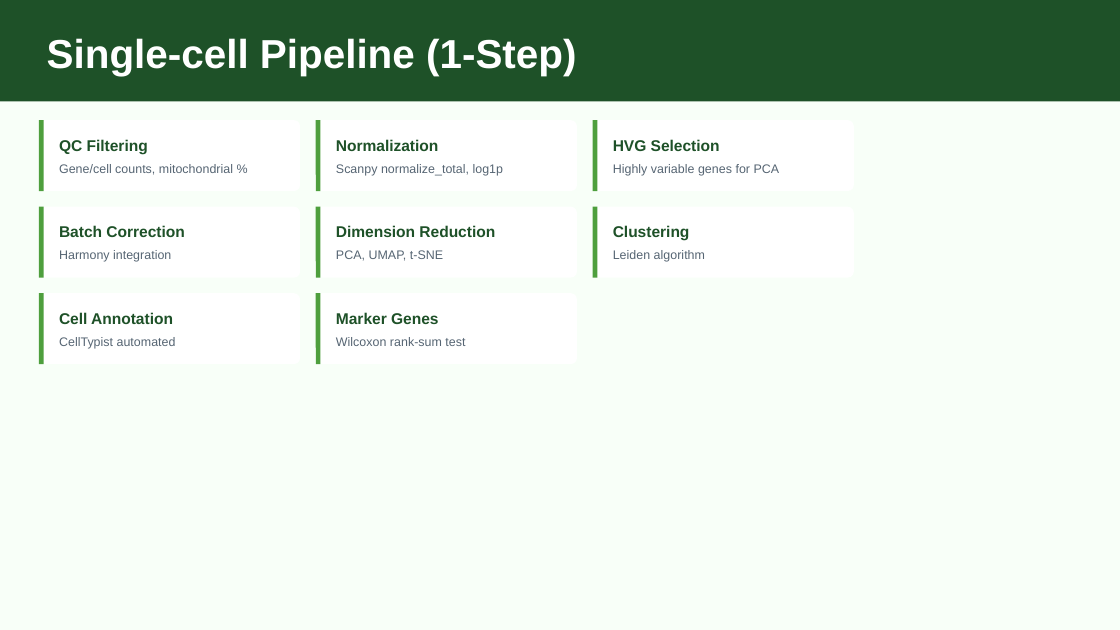
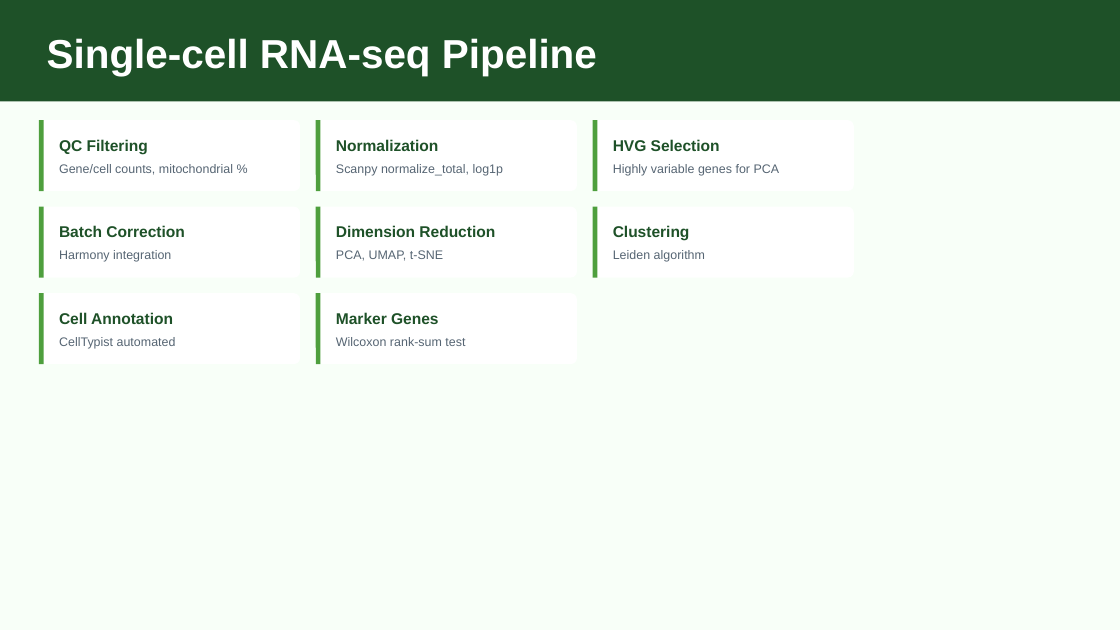
Before and after one commit to jjyun78912/VectorDB_BioInsight, a slide deck: slide 8 of workspace/pptx_slides/v2_pipeline/BioInsight_Pipeline.pptx. Drawn at 1120x630 pixels with LibreOffice and Linux fonts; fonts in the diff are those of the drawing. Boxes give left, top, right and bottom in pixels: in the first picture for what was removed or moved away, otherwise in the second. Text is boxed around its words. In the diff, an @@ line names an element or a change of style, - is before the commit and + after.

```diff
--- a/workspace/pptx_slides/v2_pipeline/BioInsight_Pipeline.pptx
+++ b/workspace/pptx_slides/v2_pipeline/BioInsight_Pipeline.pptx
@@ text at (x1=47, y1=38, x2=597, y2=76): text changed @@
-Single-cell Pipeline (1-Step)
+Single-cell RNA-seq Pipeline
```
Also in this commit, not shown: 1 other slide changed, 58 other files.
